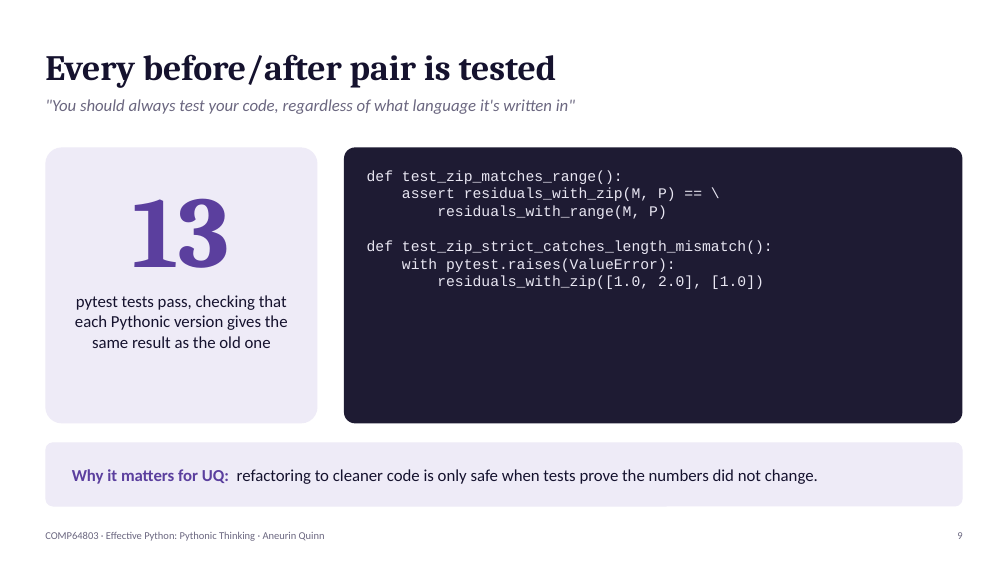
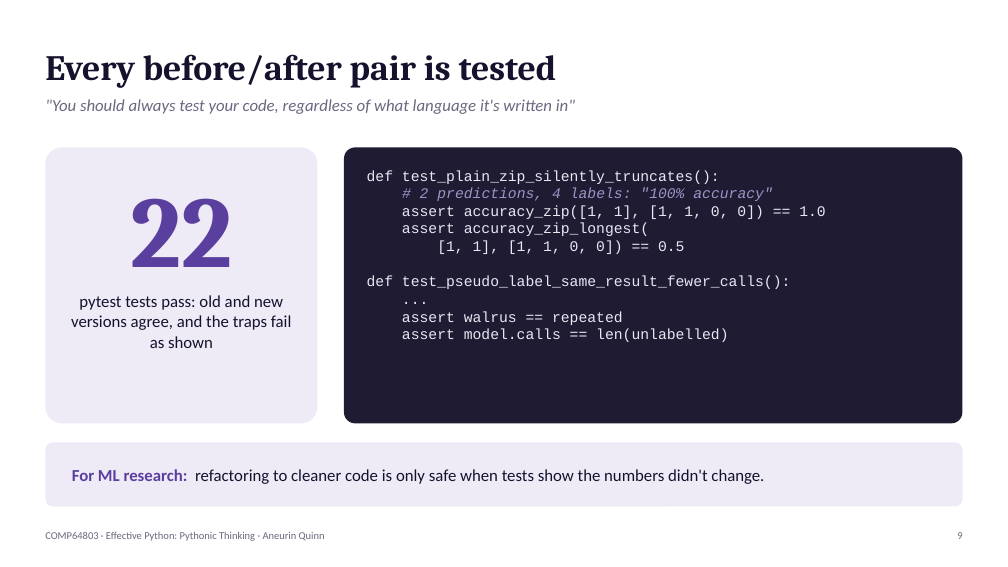
Before and after one commit to mingfeisun/COMP64803-Responsible-Reproducible-AI, a slide deck: slide 9 of cohort-2026/Aneurin_Quinn/Effective_Python/Pythonic_Thinking_AQ.pptx. Drawn at 1008x567 pixels with LibreOffice and Linux fonts; fonts in the diff are those of the drawing. Boxes give left, top, right and bottom in pixels: in the first picture for what was removed or moved away, otherwise in the second. Text is boxed around its words. In the diff, an @@ line names an element or a change of style, - is before the commit and + after.

```diff
--- a/cohort-2026/Aneurin_Quinn/Effective_Python/Pythonic_Thinking_AQ.pptx
+++ b/cohort-2026/Aneurin_Quinn/Effective_Python/Pythonic_Thinking_AQ.pptx
@@ text at [367, 170, 825, 342]: text changed @@
-def test_zip_matches_range():
-assert residuals_with_zip(M, P) == \
-residuals_with_range(M, P)
-def test_zip_strict_catches_length_mismatch():
-with pytest.raises(ValueError):
-residuals_with_zip([1.0, 2.0], [1.0])
+def test_plain_zip_silently_truncates():
+# 2 predictions, 4 labels: "100% accuracy"
+assert accuracy_zip([1, 1], [1, 1, 0, 0]) == 1.0
+assert accuracy_zip_longest(
+[1, 1], [1, 1, 0, 0]) == 0.5
+def test_pseudo_label_same_result_fewer_calls():
+...
+assert walrus == repeated
+assert model.calls == len(unlabelled)
@@ text at [130, 198, 232, 267]: text changed @@
-13
+22
@@ text at [71, 295, 291, 348]: text changed @@
-pytest tests pass, checking that each Pythonic version gives the same result as the old one
+pytest tests pass: old and new versions agree, and the traps fail as shown
@@ text at [72, 469, 764, 484]: text changed @@
-Why it matters for UQ: refactoring to cleaner code is only safe when tests prove the numbers did not change.
+For ML research: refactoring to cleaner code is only safe when tests show the numbers didn't change.
```
Also in this commit, not shown: 7 other slides changed, 2 slides added, 2 slides removed, 8 other files.
